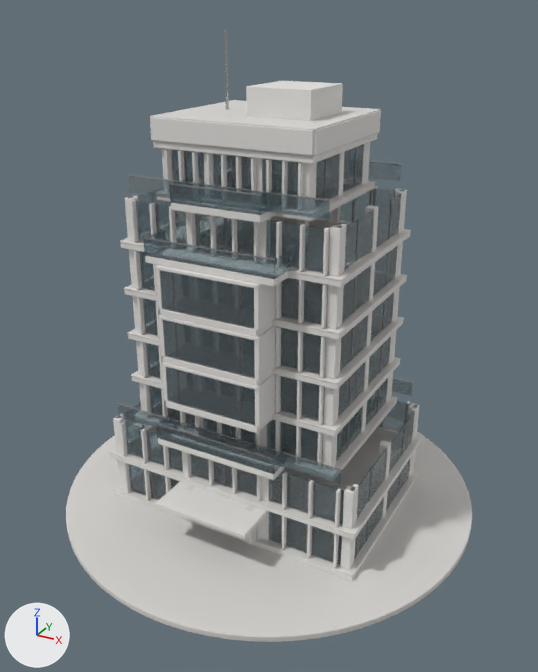
One commit to the glTF model img/building.glb: the scene before it, then after it.
The view is the same before and after, from a camera (50 mm lens) standing at (23.4, -42.4, 33.8) and looking at (0.6, -1.1, 13.2). Arrows for +X, +Y and +Z are at lower left; the lights stay in place. The first picture is the older version.

In view in the first picture: 'Floor_0', 'Floor_1', 'Floor_2', 'Floor_3', 'Floor_4', 'Floor_5', 'Floor_6', 'Floor_7', 'Floor_8', 'Ground'.
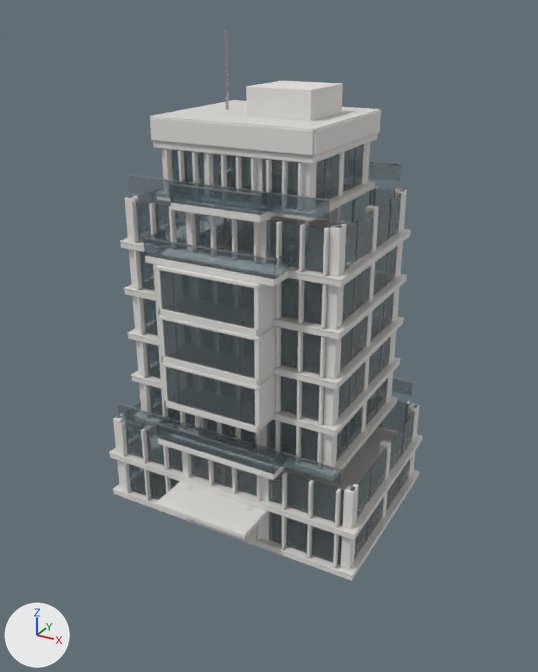
Boxes [x1, y1, x2, y2] around the edits, measured in the pictures (538 x 672 px):
```json
{"object": "Ground", "change": "deleted", "before": [66, 431, 472, 642]}
```

Edits to the scene script, one JSON object a line:
```json
{"op": "remove", "block": "ob_ground", "code": ["ob_ground = bpy.data.objects.new('Ground', me_cylinder)", "ob_ground.location = (0.0, 0.0, -0.21)"]}
```
